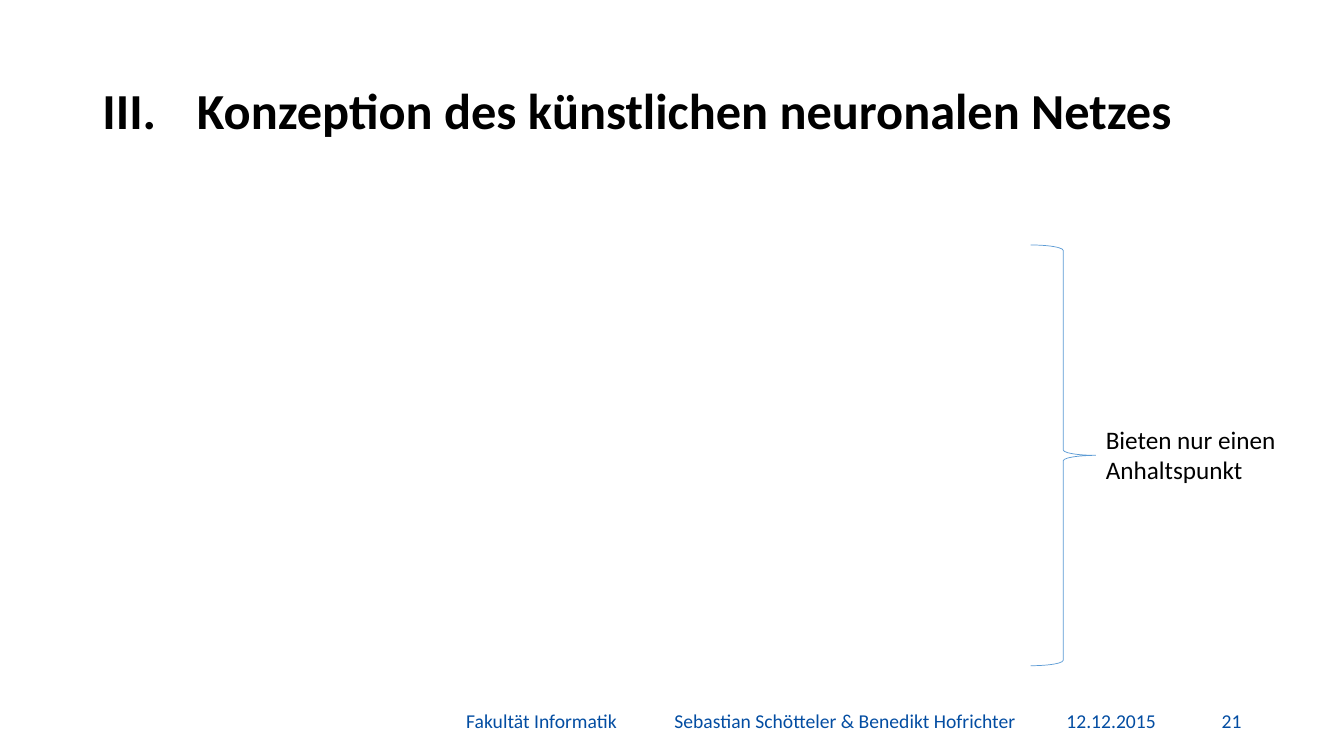
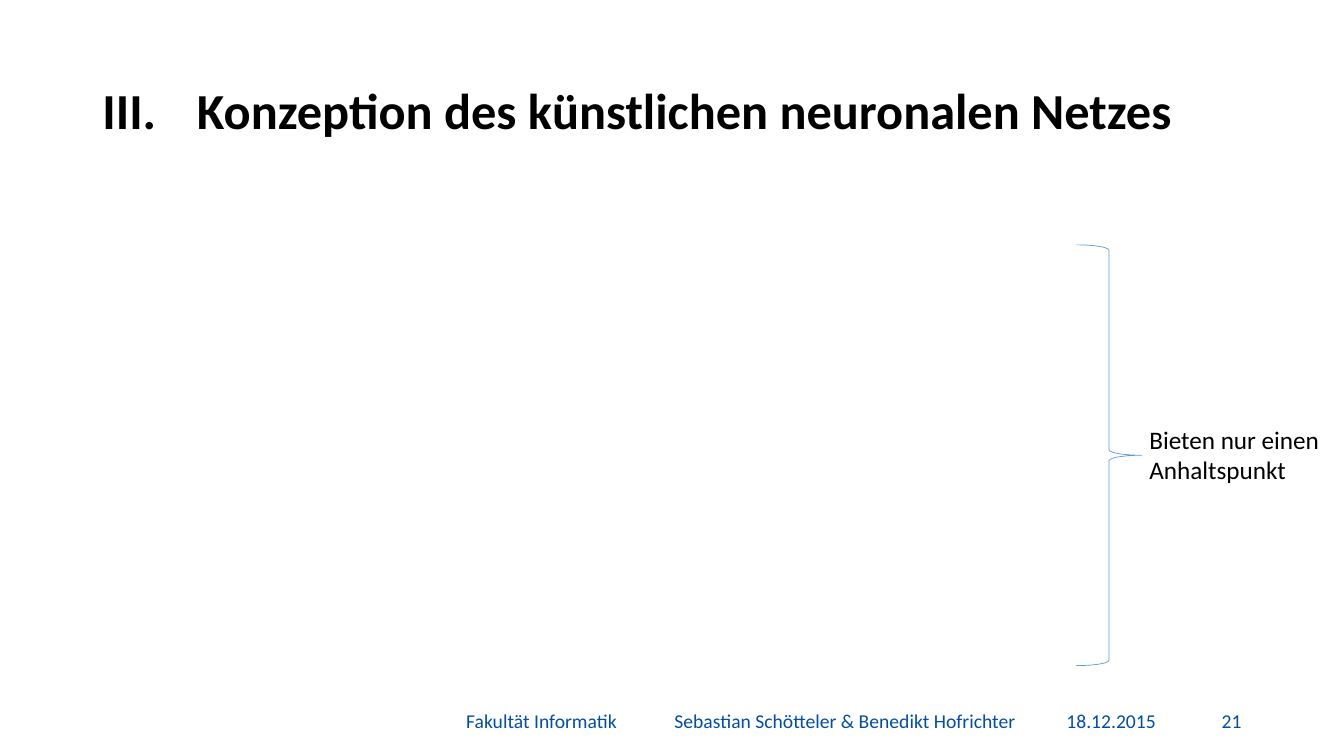
Before and after one commit to BenediktGitGit/soco15, a slide deck: slide 22 of 3b_Vortrag/Präsentation.pptx. Drawn at 1344x756 pixels with LibreOffice and Linux fonts; fonts in the diff are those of the drawing; grey boxes stand for pictures; background and template pictures are left out. Boxes give left, top, right and bottom in pixels: in the first picture for what was removed or moved away, otherwise in the second. Text is boxed around its words. In the diff, an @@ line names an element or a change of style, - is before the commit and + after.

```diff
--- a/3b_Vortrag/Präsentation.pptx
+++ b/3b_Vortrag/Präsentation.pptx
@@ right brace: place and size @@
-right brace at [1030, 245, 1096, 665]
+right brace at [1077, 245, 1142, 665]
@@ text "Bieten nur einen Anhaltspunkt": place and size @@
-text "Bieten nur einen Anhaltspunkt" at [1106, 431, 1275, 483]
+text "Bieten nur einen Anhaltspunkt" at [1149, 431, 1319, 483]
@@ text at [1066, 714, 1155, 728]: text changed @@
-12.12.2015
+18.12.2015
```
Also in this commit, not shown: 51 other slides changed, 1 slide added, 3 other files.
